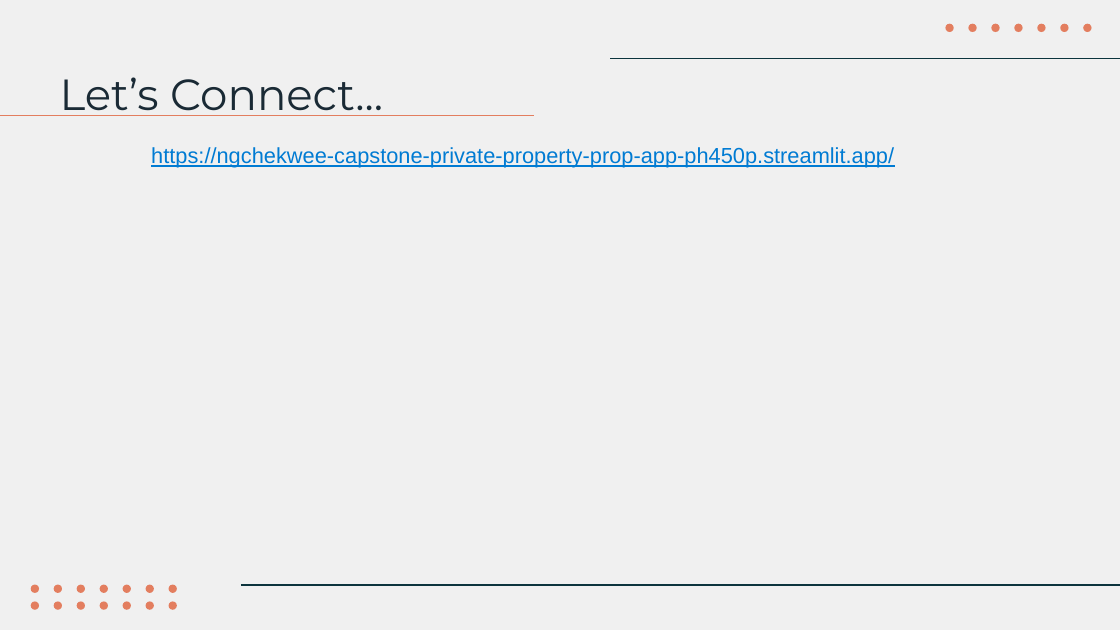
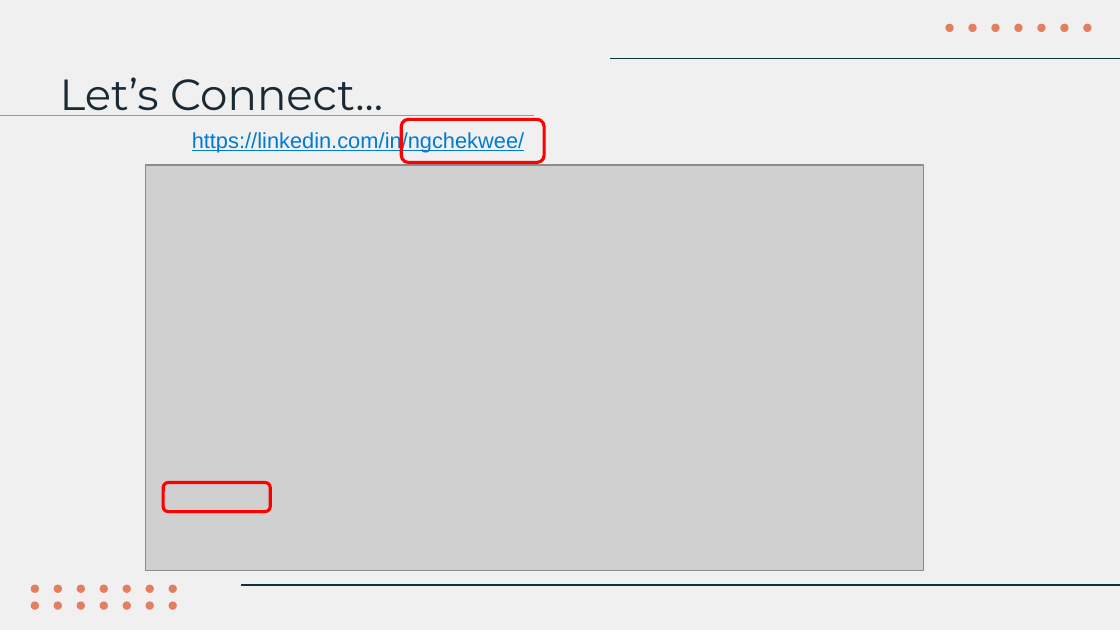
Before and after one commit to NgChekWee/Capstone-Private-Property, a slide deck: slide 29 of Capstone Presentation ppt.pptx. Drawn at 1120x630 pixels with LibreOffice and Linux fonts; fonts in the diff are those of the drawing; grey boxes stand for pictures. Boxes give left, top, right and bottom in pixels: in the first picture for what was removed or moved away, otherwise in the second. Text is boxed around its words. In the diff, an @@ line names an element or a change of style, - is before the commit and + after.

Commit message:
Updated slides

```diff
--- a/Capstone Presentation ppt.pptx
+++ b/Capstone Presentation ppt.pptx
@@ text at (192, 130, 524, 152): text changed @@
-https://ngchekwee-capstone-private-property-prop-app-ph450p.streamlit.app/
+https://linkedin.com/in/ngchekwee/
@@ rounded rectangle added at (401, 120, 544, 164), outline #FF0000 2 pt @@
@@ picture added at (146, 165, 923, 570) @@
@@ rounded rectangle added at (164, 483, 271, 512), outline #FF0000 2 pt @@
```
